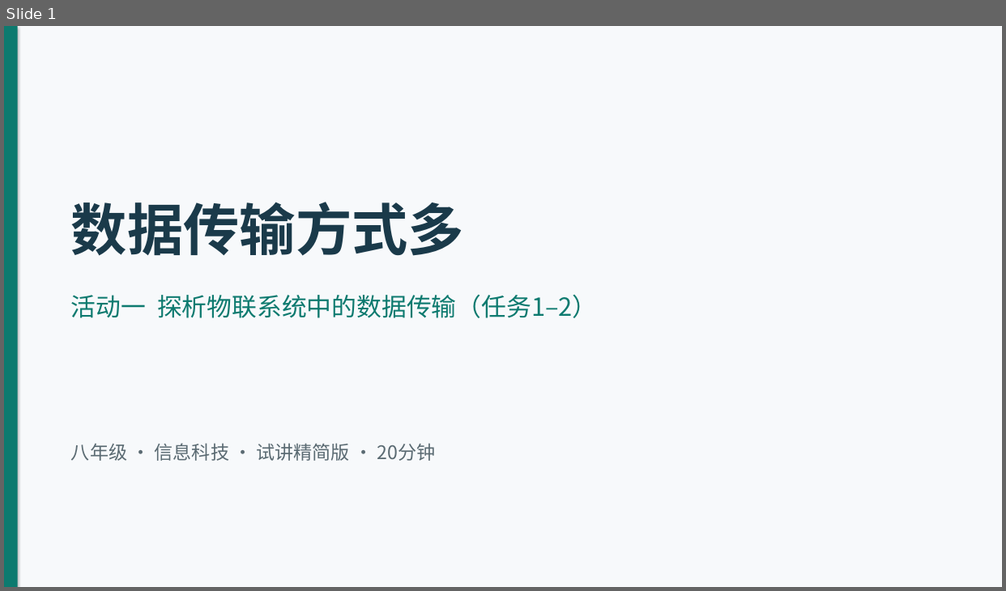
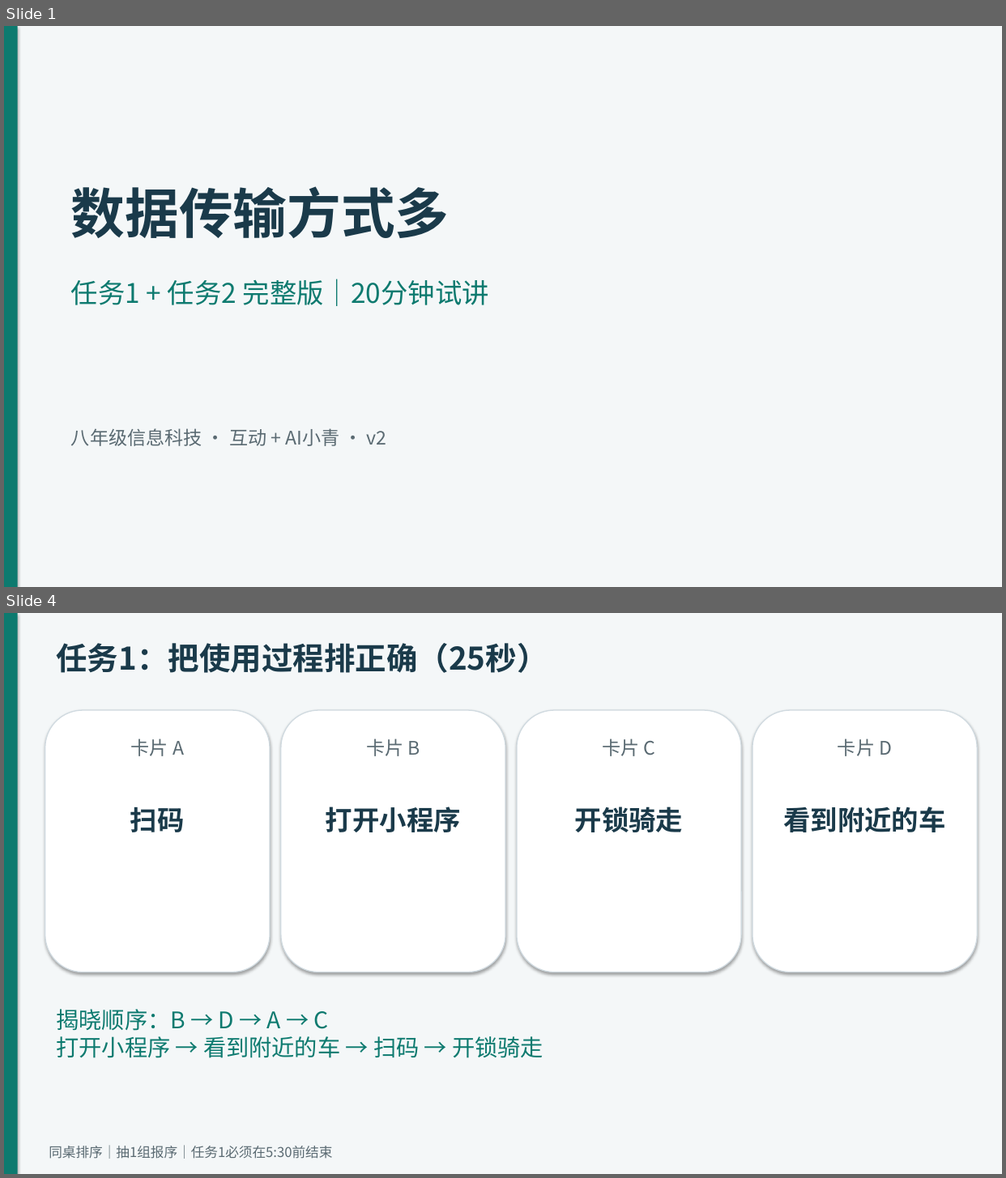
Before and after one commit to Estherqian24/EstherBlog, a slide deck: 第6课-试讲精简版-任务一二-20分钟.pptx. Shown one above the other, each under a label of ours: slide 1 before the commit, slides 1 and 4 after it; the slides between them are not shown. The pictures are 1006x591 and 1006x1178 pixels, drawn with LibreOffice and Linux fonts; fonts in the diff are those of the drawing. Boxes give left, top, right and bottom in pixels: in the first picture for what was removed or moved away, otherwise in the second. Text is boxed around its words. In the diff, an @@ line names an element or a change of style, - is before the commit and + after.

```diff
--- a/第6课-试讲精简版-任务一二-20分钟.pptx
+++ b/第6课-试讲精简版-任务一二-20分钟.pptx
@@ slide 4 added at (4, 613, 1002, 1174), background #FFFFFF @@
@@ rectangle added at (4, 613, 1002, 1174), fill #F4F7F8 @@
@@ rectangle added at (4, 613, 18, 1174), fill #0D7A6F @@
@@ text added at (56, 643, 548, 673), 30 pt, text #1A3A4A, bold @@
+任务1：把使用过程排正确（25秒）
@@ rounded rectangle added at (45, 710, 270, 973), fill #FFFFFF, outline #D0DAE0 1 pt @@
@@ rounded rectangle added at (281, 710, 505, 973), fill #FFFFFF, outline #D0DAE0 1 pt @@
@@ rounded rectangle added at (517, 710, 741, 973), fill #FFFFFF, outline #D0DAE0 1 pt @@
@@ rounded rectangle added at (752, 710, 978, 973), fill #FFFFFF, outline #D0DAE0 1 pt @@
@@ text added at (131, 739, 184, 756), 18 pt, text #5A6A72 @@
+卡片 A
@@ text added at (366, 739, 420, 756), 18 pt, text #5A6A72 @@
+卡片 B
@@ text added at (602, 739, 656, 756), 18 pt, text #5A6A72 @@
+卡片 C
@@ text added at (837, 739, 892, 756), 18 pt, text #5A6A72 @@
+卡片 D
@@ text added at (326, 807, 461, 833), 26 pt, text #1A3A4A, bold @@
+打开小程序
@@ text added at (575, 807, 683, 833), 26 pt, text #1A3A4A, bold @@
+开锁骑走
@@ text added at (783, 807, 945, 833), 26 pt, text #1A3A4A, bold @@
+看到附近的车
@@ text added at (130, 807, 185, 833), 26 pt, text #1A3A4A, bold @@
+扫码
@@ text added at (56, 1009, 543, 1059), 22 pt, text #0D7A6F @@
+揭晓顺序：B → D → A → C
+打开小程序 → 看到附近的车 → 扫码 → 开锁骑走
@@ text added at (49, 1145, 332, 1159), 13 pt, text #5A6A72 @@
+同桌排序｜抽1组报序｜任务1必须在5:30前结束
@@ slide 1 changed as well @@
@@ rectangle at (4, 26, 1002, 587): fill #F7F9FB to #F4F7F8 @@
@@ text "数据传输方式多": place and size @@
-text "数据传输方式多" at (71, 202, 464, 256)
+text "数据传输方式多" at (71, 186, 450, 238)
@@ text "数据传输方式多" at (71, 186, 450, 238): size 54 to 52 pt @@
@@ text at (71, 279, 489, 306): text changed; size 24 to 26 pt @@
-活动一 探析物联系统中的数据传输（任务1–2）
+任务1 + 任务2 完整版｜20分钟试讲
@@ text at (71, 429, 387, 446): text changed @@
-八年级 · 信息科技 · 试讲精简版 · 20分钟
+八年级信息科技 · 互动 + AI小青 · v2
```
Also in this commit, not shown: 1 other slide changed, 8 other slides added, 8 slides removed, 2 other files.
